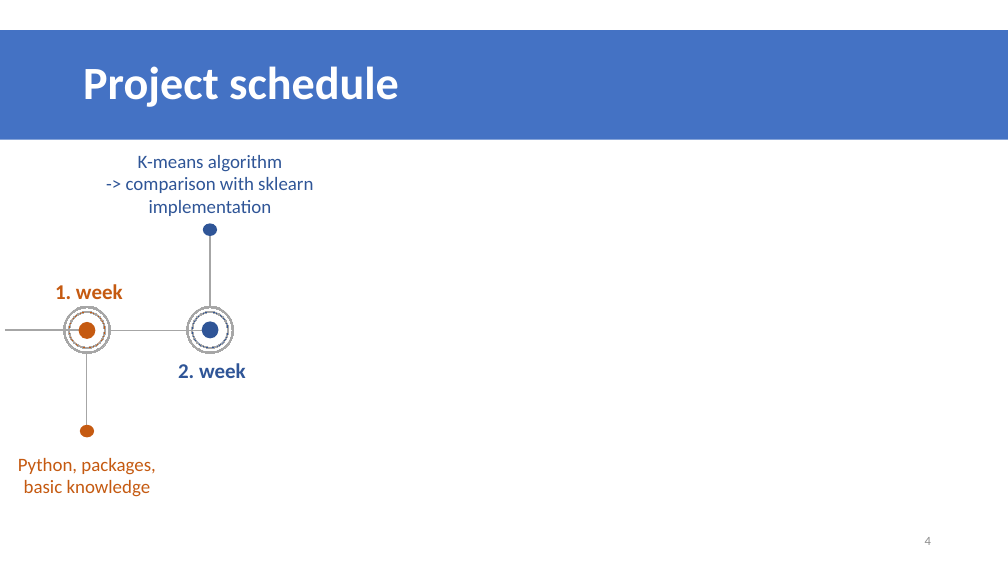
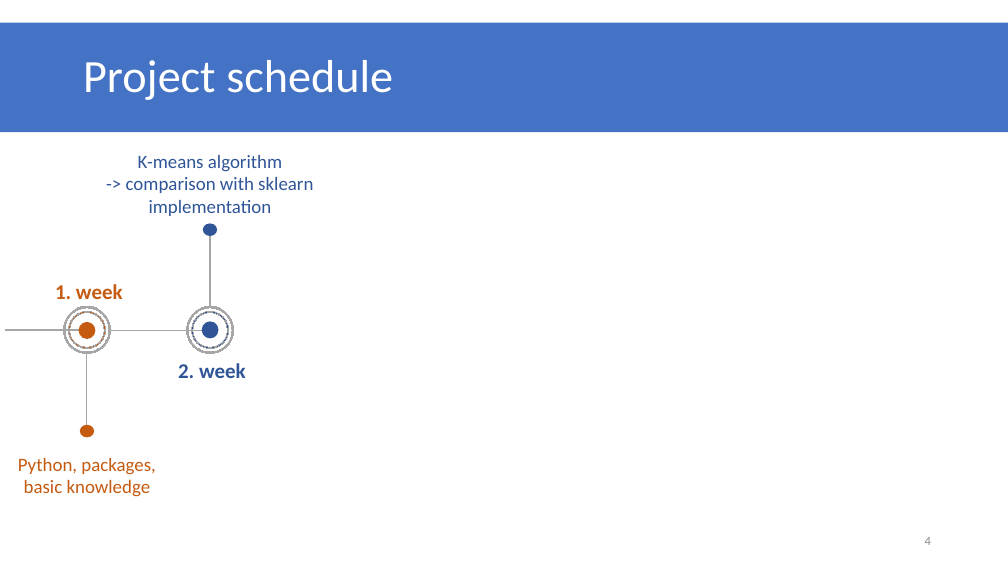
Before and after one commit to datascience-mobi/group-01-project-4-1, a slide deck: slide 4 of K-means clustering.pptx. Drawn at 1008x567 pixels with LibreOffice and Linux fonts; fonts in the diff are those of the drawing. Boxes give left, top, right and bottom in pixels: in the first picture for what was removed or moved away, otherwise in the second. Text is boxed around its words. In the diff, an @@ line names an element or a change of style, - is before the commit and + after.

```diff
--- a/K-means clustering.pptx
+++ b/K-means clustering.pptx
@@ title "Project schedule": place and size @@
-title "Project schedule" at [0, 30, 1008, 140]
+title "Project schedule" at [0, 23, 1008, 132]
@@ title "Project schedule" at [0, 23, 1008, 132]: bold off @@
```
Also in this commit, not shown: 6 other slides changed.
